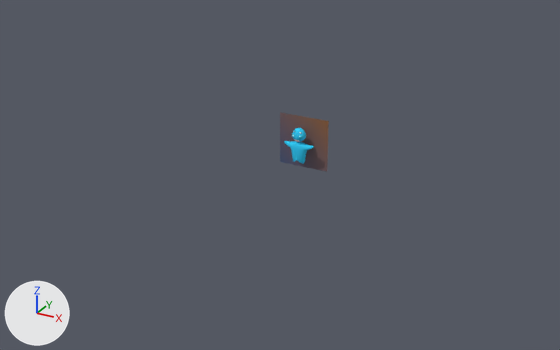
An edit to the Blender file artwork/blend/ghost/ghost-3.blend, drawn before and after from the same camera.
Camera for both pictures: a 50 mm lens placed at (28.4, -55.1, 26.0), pointed at (-0.9, -1.7, -0.7). The axes (+X, +Y, +Z) are drawn at lower left. The lights are the same throughout.

Objects in the first picture: 'Background', 'CasperBody'.
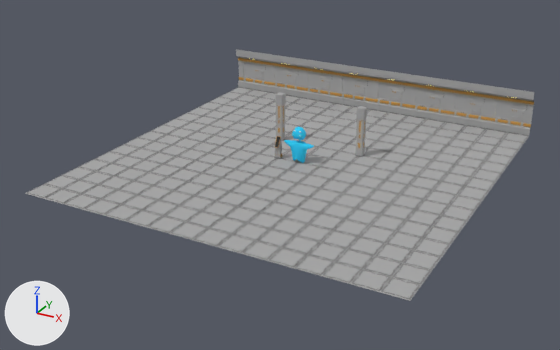
What changed in the scene script:
```text
Change ob_casperbody:
    ob_casperbody.location: (0.0, 0.0, 1.29) -> (0.0, 0.0, 1.37)
Change ob_background:
    add ob_background.hide_set(True)
Add ob_wall_1:
    ob_wall_1 = bpy.data.objects.new('Wall_1', me_plane_063)  # 666 vertices, 583 faces; spans x -2.0..2.0, y -0.26..0.29, z 0.0..4.43; in mat_main_003 (grey #aaaaaa), mat_accent_002 (orange #c59449), mat_light (yellow #ffe99c), mat_darkgrey_003 (grey #868686); modifiers ARRAY
    ob_wall_1.location = (-14.0, 16.0, 0.0)
Add ob_column_3:
    ob_column_3 = bpy.data.objects.new('Column_3', me_plane_057)  # 381 vertices, 349 faces; spans x -0.48..0.48, y -0.48..0.48, z 0.0..4.46; in mat_main_002 (grey #aaaaaa), mat_accent_001 (orange #ffbf5e), mat_darkgrey_002 (grey #868686); modifiers MIRROR
    ob_column_3.location = (-4.0, 4.0, 0.0)
    ob_column_3.rotation_euler = (0.0, 0.0, 0.785)  # degrees (0, 0, 45)
Add ob_props_computer:
    ob_props_computer = bpy.data.objects.new('Props_Computer', me_cube_028)  # 386 vertices, 304 faces; spans x -0.29..0.29, y -0.4..0.24, z 0.0..2.08; in mat_main_001 (grey #aaaaaa), mat_darkgrey_001 (grey #868686), mat_black (black #3a3a3a), mat_accent (orange #c59449), mat_darkaccent (brown #836230)
    ob_props_computer.location = (-2.0, 0.0, 0.0)
Add ob_floortile_basic:
    ob_floortile_basic = bpy.data.objects.new('FloorTile_Basic', me_plane_014)  # 240 vertices, 186 faces; spans x -1.0..1.0, y -1.0..1.0, z 0.0..0.09; in mat_main (grey #aaaaaa), mat_darkgrey (grey #868686); modifiers ARRAY, ARRAY
    ob_floortile_basic.location = (-15.0, -15.0, 0.0)
```

Changed parts and their boxes (x1, y1, x2, y2) in the pictures (560 x 350 px):
'FloorTile_Basic', added
    after: (25, 87, 529, 301)
    faces in mat_main (grey #aaaaaa): (25, 88, 529, 301)
    faces in mat_darkgrey (grey #868686): (27, 87, 528, 300)
'Wall_1', added
    after: (236, 49, 534, 136)
    faces in mat_main_003 (grey #aaaaaa): (236, 49, 534, 135)
    faces in mat_accent_002 (orange #c59449): (238, 58, 534, 127)
    faces in mat_darkgrey_003 (grey #868686): (240, 58, 529, 136)
'Background', hidden
    before: (280, 112, 329, 172)
'Column_3', added
    after: (275, 93, 367, 157)
    faces in mat_main_002 (grey #aaaaaa): (275, 93, 367, 156)
'CasperBody', moved
    before: (284, 141, 314, 164)
    after: (284, 140, 314, 163)
'Props_Computer', added
    after: (274, 136, 282, 159)
